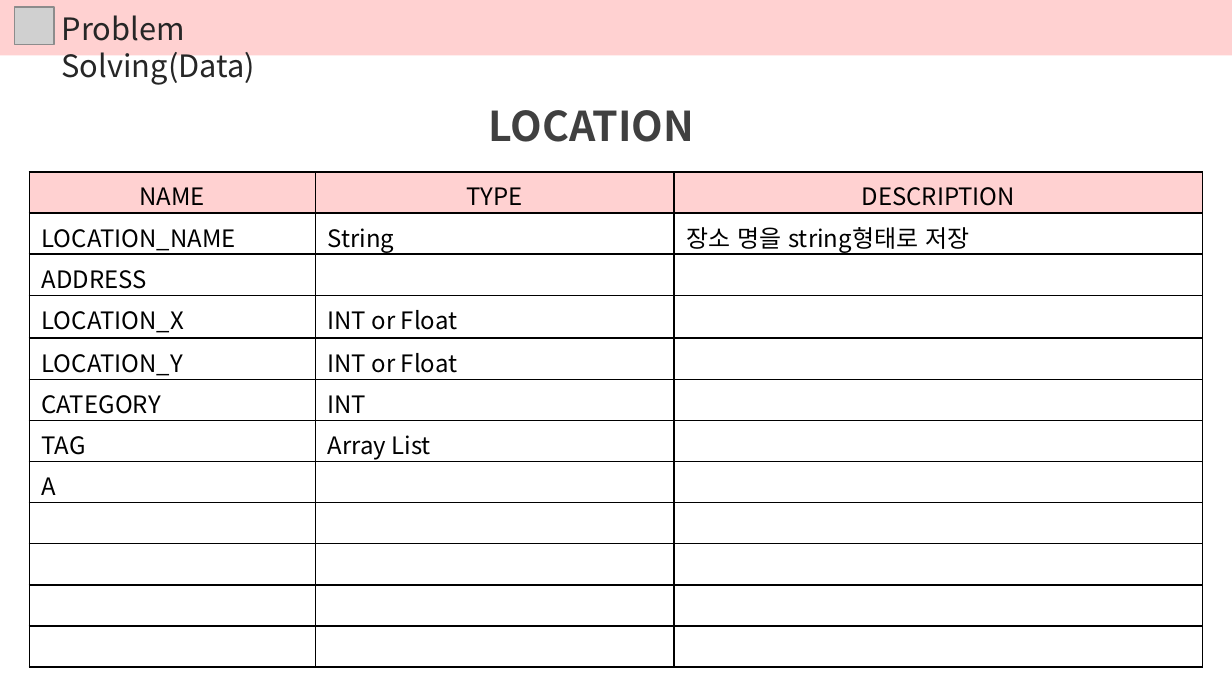
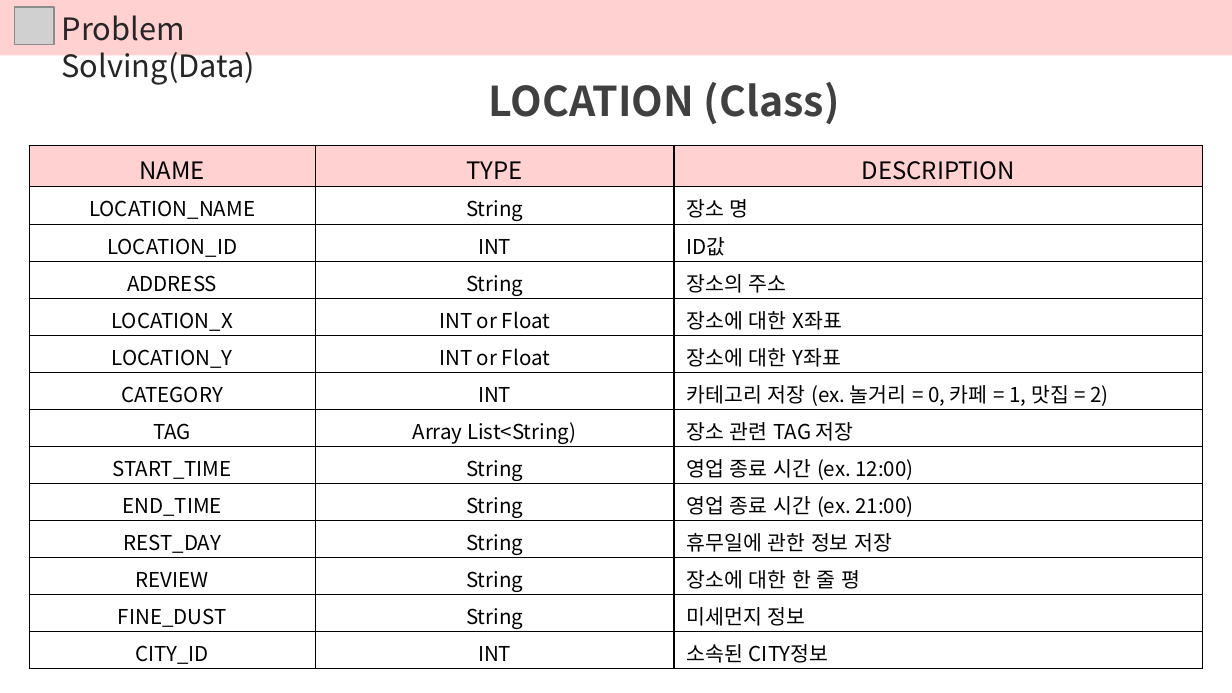
Before and after one commit to DokyeongKwon/DataStructureDesign-2018-2, a slide deck: slide 21 of 02. Problem Solving/서울 데이트 코스 추천 Problem Solving.pptx (slide 14 before the commit). Drawn at 1232x693 pixels with LibreOffice and Linux fonts; fonts in the diff are those of the drawing; grey boxes stand for pictures. Boxes give left, top, right and bottom in pixels: in the first picture for what was removed or moved away, otherwise in the second. Text is boxed around its words. In the diff, an @@ line names an element or a change of style, - is before the commit and + after.

```diff
--- a/02. Problem Solving/서울 데이트 코스 추천 Problem Solving.pptx
+++ b/02. Problem Solving/서울 데이트 코스 추천 Problem Solving.pptx
@@ text at bbox=[489, 82, 840, 124]: text changed @@
-LOCATION
+LOCATION (Class)
@@ table at bbox=[30, 145, 1202, 668] @@
-row 2: LOCATION_NAME | String | 장소 명을 string형태로 저장
-row 3: ADDRESS |  | 
-row 4: LOCATION_X | INT or Float | 
-row 5: LOCATION_Y | INT or Float | 
-row 6: CATEGORY | INT | 
-row 7: TAG | Array List | 
-row 8: A |  | 
-row 9:  |  | 
-row 10:  |  | 
-row 11:  |  | 
-row 12:  |  | 
+row 2: LOCATION_NAME | String | 장소 명
+row 3: LOCATION_ID | INT | ID값
+row 4: ADDRESS | String | 장소의 주소
+row 5: LOCATION_X | INT or Float | 장소에 대한 X좌표
+row 6: LOCATION_Y | INT or Float | 장소에 대한 Y좌표
+row 7: CATEGORY | INT | 카테고리 저장 (ex. 놀거리 = 0, 카페 = 1, 맛집 = 2)
+row 8: TAG | Array List<String) | 장소 관련 TAG 저장
+row 9: START_TIME | String | 영업 종료 시간 (ex. 12:00)
+row 10: END_TIME | String | 영업 종료 시간 (ex. 21:00)
+row 11: REST_DAY | String | 휴무일에 관한 정보 저장
+row 12: REVIEW | String | 장소에 대한 한 줄 평
+row 13: FINE_DUST | String | 미세먼지 정보
+row 14: CITY_ID | INT | 소속된 CITY정보
@@ table: place and size @@
-table at bbox=[30, 172, 1202, 667]
+table at bbox=[30, 145, 1202, 668]
```
Also in this commit, not shown: 9 other slides changed, 4 slides added.
